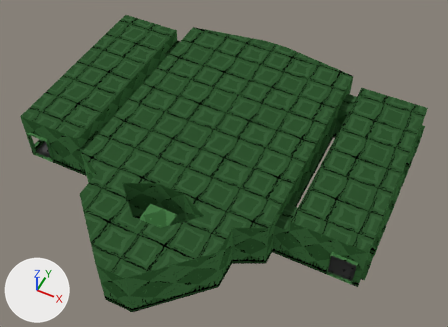
Before and after pictures for a commit that changed the Blender file level1.blend.
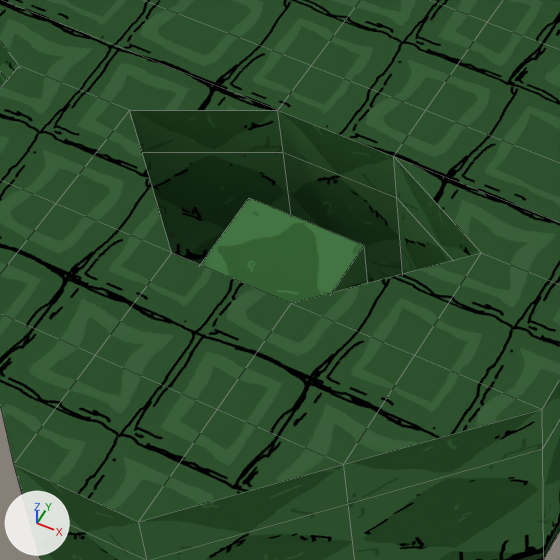
Old and new are each drawn whole from a 50 mm camera at (14.59, -15.4, 35.12) aimed at (1.33, 11.13, 1.97) and again close up on the part from 21% to 50% of the width and 48% to 88% of the height. The lights are fixed; the arrows at lower left show +X, +Y and +Z. The close-ups show mesh edges as thin lines.

In view in the first close-up: 'everything-col', 'wall-col'.
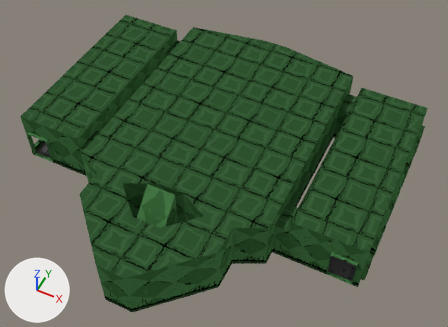
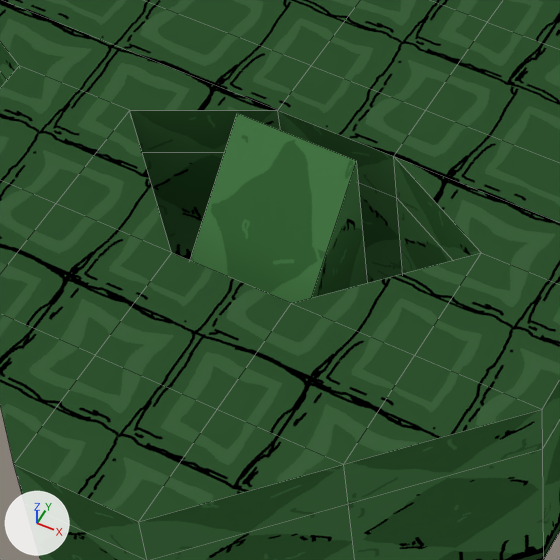
Location of each change, [x1, y1, x2, y2] in pixels of the close-ups (560 x 560 px; the box of a moved part takes in the faces that stretch with it):
part 1 of me_plane, moved or reshaped
    before: [201, 198, 368, 303]
    after: [190, 113, 368, 303]

The change, as a diff of the scene's bpy script:
```diff
--- a/level1.blend.py
+++ b/level1.blend.py
@@ me_plane @@
 me_plane.from_pydata(...)  # 308 vertices, 234 faces; spans x -13.2..13.2, y -1.0..23.2, z 0.0..4.0
 # used by ob_wall_col; location = (0.0, 0.0, 0.0)
-me_plane.vertices[90].co = (-1.0, 5.0, 3.0)  # pixel (249, 197)
-me_plane.vertices[91].co = (1.0, 5.0, 3.0)  # pixel (364, 245)
+# me_plane part 1
+me_plane.vertices[90].co = (-1.0, 5.0, 5.0)  # pixel (237, 113)
+me_plane.vertices[91].co = (1.0, 5.0, 5.0)  # pixel (356, 160)
 me_plane.materials.append(mat_level_one_wall)
```
